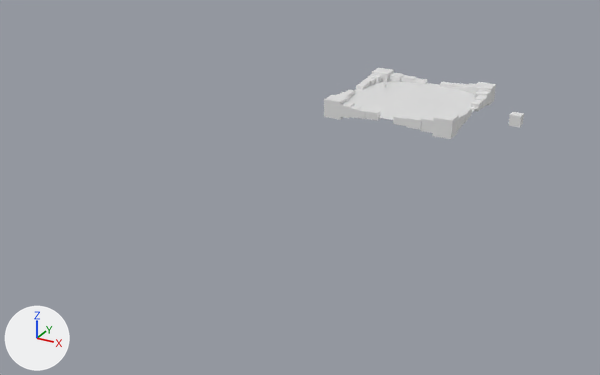
The Blender file 3D Models/Module.blend: old version first, new version second.
One viewpoint serves both versions: a 50 mm lens placed at (111.0, -290.0, 98.0), pointed at (-13.0, -66.0, -14.0). Arrows for +X, +Y and +Z are at lower left; the lights stay in place.
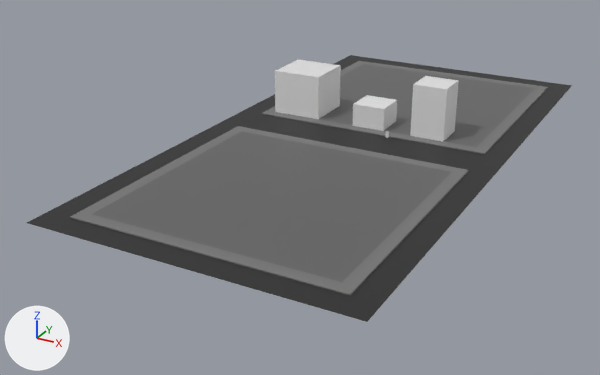
The change, as a list of edits to the scene's bpy script:
```text
Change mat_material:
    mat_material.base_color: (0.8, 0.8, 0.8) -> (0.125, 0.125, 0.125)  # white #e7e7e7 -> dark grey #636363
Add mat_road:
    mat_road = principled_material('Road')
    mat_road.base_color = (0.0204, 0.0204, 0.0204)  # black #272727
Add mat_pavement:
    mat_pavement = principled_material('Pavement')
    mat_pavement.base_color = (0.184, 0.184, 0.184)  # grey #777777
Change me_cube:
    used by ob_module_default; location = (0.0, 0.0, 0.0); scale = (2.48, 2.48, 1.0)
    remove me_cube.from_pydata(...)  # 16 vertices, 9 faces; spans x -10.1..10.1, y -10.1..10.1, z 0.0
    add me_cube.from_pydata(...)  # 84 vertices, 69 faces; spans x -50.1..49.9, y -50.0..50.0, z 0.0..0.3
    me_cube part 1: 16 vertices removed from x -10.1..10.1, y -10.1..10.1, z 0.0; 84 vertices added at x -50.1..49.9, y -50.0..50.0, z 0.0..0.3
    add me_cube.materials.append(mat_road)  # black #272727
    add me_cube.materials.append(mat_pavement)  # grey #777777
Change me_cube_002:
    used by ob_cube_002; location = (-25.0, -21.3, 0.1)
    remove me_cube_002.from_pydata(...)  # 64 vertices, 48 faces; spans x -0.5..21.9, y -4.0..18.2, z -3.4..3.4
    add me_cube_002.from_pydata(...)  # 64 vertices, 48 faces; spans x -0.5..34.2, y -16.7..18.2, z -3.4..3.4
    me_cube_002 part 2: the loose piece of 8 vertices spanning x -0.1..6.8, y -3.7..3.2, z -3.4..3.4 is moved by (0.0, -12.7, 0.0)
    me_cube_002 part 3: the loose piece of 8 vertices spanning x -0.1..4.5, y 3.1..7.7, z -2.3..2.3 is scaled about its middle by (1, 2.64, 1), then moved by (0.0, -8.9, 0.0)
    me_cube_002 part 4: the loose piece of 8 vertices spanning x 5.9..10.6, y -3.9..0.7, z -2.3..2.3 is scaled about its middle by (2.52, 1, 1), then moved by (3.5, -12.7, 0.0)
    me_cube_002 part 5: the loose piece of 8 vertices spanning x 10.5..14.0, y -3.9..-0.4, z -1.7..1.7 is scaled about its middle by (2.53, 1, 1), then moved by (9.6, -12.7, 0.0)
    me_cube_002 part 6: the loose piece of 8 vertices spanning x 13.6..16.9, y -4.0..-1.0, z -1.5..1.5 is moved by (12.2, -12.7, 0.0)
    me_cube_002 part 7: the loose piece of 8 vertices spanning x 16.4..21.9, y -3.6..-0.9, z -1.4..1.4 is moved by (12.2, -12.7, 0.0)
    me_cube_002 part 8: 4 of 64 vertices moved; they spanned x -0.4..3.0, y 7.6, z -1.7..1.7 and now span x -0.4..3.0, y 2.4, z -1.7..1.7; mean shift (0.0, -5.2, 0.0); largest move (3.0, 7.6, -1.7) -> (3.0, 2.4, -1.7)
Change me_cube_003:
    used by ob_cube_006; location = (42.0, -5.5, 0.8); rotation_euler = (0.0, 0.0, 1.571), in degrees (0, 0, 90)
    remove me_cube_003.from_pydata(...)  # 8 vertices, 6 faces; spans x -1.83..2.24, y -2.13..1.94, z -2.07..1.97
    add me_cube_003.from_pydata(...)  # 24 vertices, 18 faces; spans x -6.34..11.6, y -6.68..58.41, z -13.32..13.06
    me_cube_003 part 9: the whole mesh is rebuilt
Change ob_module_default:
    ob_module_default.scale: (2.48, 2.48, 1.0) -> (1.0, 1.0, 1.0)
Change ob_cube_006:
    ob_cube_006.location: (42.0, -5.5, 0.8) -> (19.9, -31.9, 5.4)
Add ob_module_default_001:
    ob_module_default_001 = bpy.data.objects.new('Module_Default.001', me_cube)
    ob_module_default_001.location = (0.0, -100.0, 0.0)
```

Pixel boxes [x1, y1, x2, y2] of what changed, in the pictures (600 x 375 px; the box of a moved part takes in the faces that stretch with it):
'Module_Default.001', added: after [27, 117, 501, 322]
'Module_Default', recoloured, reshaped, rescaled: before [348, 81, 476, 120]; after [232, 55, 572, 167]
'Cube.006', reshaped, moved: before [508, 112, 524, 127]; after [275, 59, 459, 141]
part 1 of me_cube, built on: before [348, 81, 476, 120]; after [27, 55, 572, 322]
part 2 of me_cube_002, moved or reshaped (not visible afterwards): before [324, 68, 496, 139]
part 3 of me_cube_002, moved or reshaped (not visible afterwards): before [337, 72, 491, 133]
part 4 of me_cube_002, moved or reshaped (not visible afterwards): before [338, 74, 476, 131]
part 5 of me_cube_002, moved or reshaped (not visible afterwards): before [349, 78, 468, 125]
part 6 of me_cube_002, moved or reshaped (not visible afterwards): before [356, 80, 468, 123]
part 7 of me_cube_002, moved or reshaped (not visible afterwards): before [356, 82, 472, 121]
part 8 of me_cube_002, moved or reshaped (not visible afterwards): before [339, 75, 488, 130]
